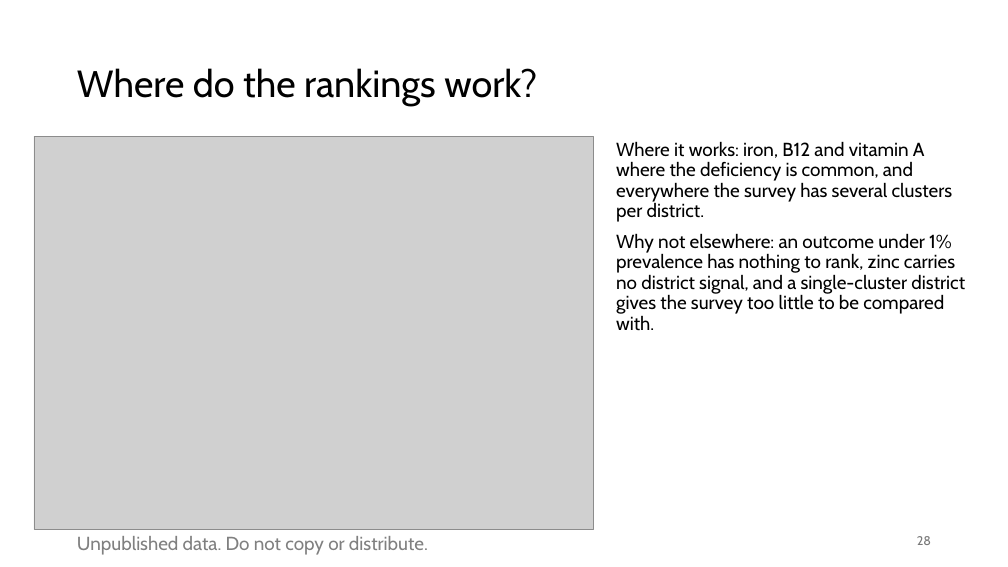
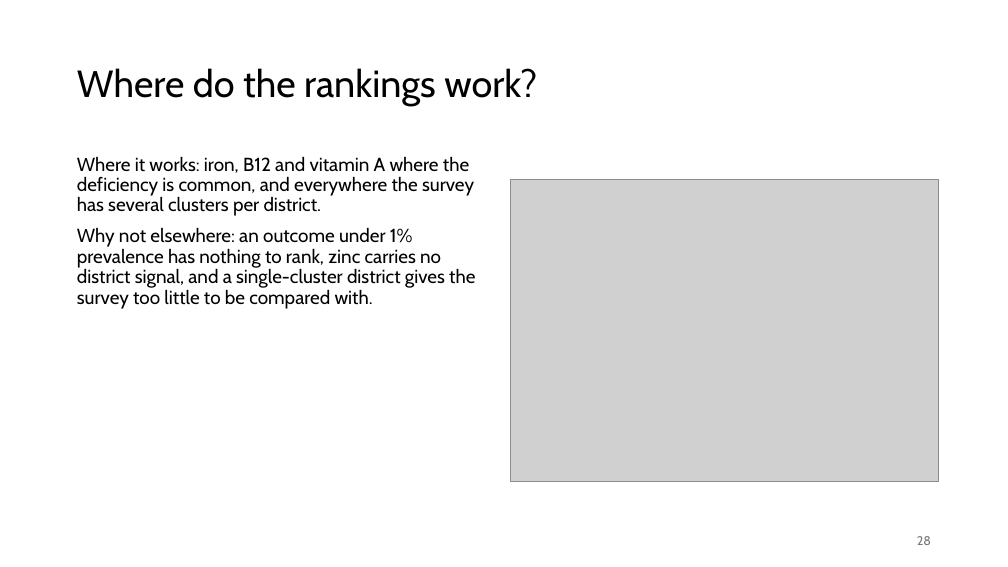
Before and after one commit to amertens/mn-prediction, a slide deck: slide 28 of docs/slides/MN-proxy-full-talk-2026-09.pptx. Drawn at 1008x567 pixels with LibreOffice and Linux fonts; fonts in the diff are those of the drawing; grey boxes stand for pictures; background and template pictures are left out. Boxes give left, top, right and bottom in pixels: in the first picture for what was removed or moved away, otherwise in the second. Text is boxed around its words. In the diff, an @@ line names an element or a change of style, - is before the commit and + after.

```diff
--- a/docs/slides/MN-proxy-full-talk-2026-09.pptx
+++ b/docs/slides/MN-proxy-full-talk-2026-09.pptx
@@ text "Where it works: iron, B12 ..." rewrapped from (616, 141, 965, 331) to (77, 156, 475, 309) @@
@@ picture: place and size @@
-picture at (34, 136, 594, 530)
+picture at (510, 180, 939, 482)
@@ text removed at (77, 536, 428, 555) @@
-Unpublished data. Do not copy or distribute.
```
Also in this commit, not shown: 63 other slides changed, 12 other files.
